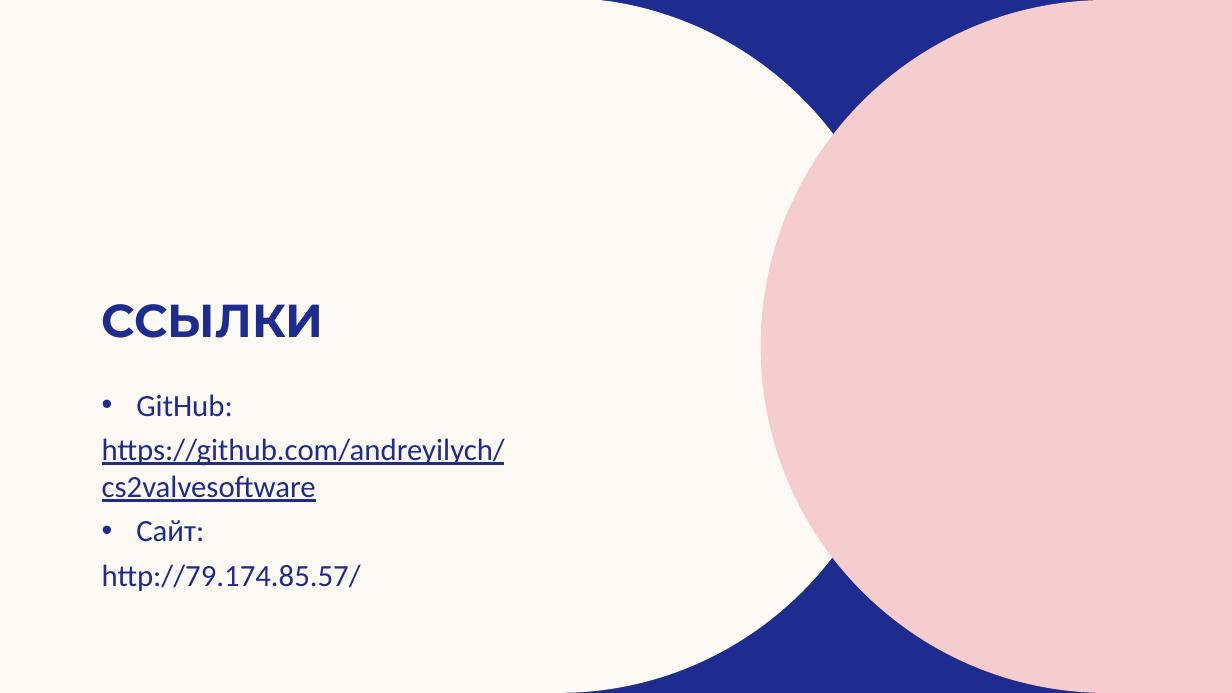
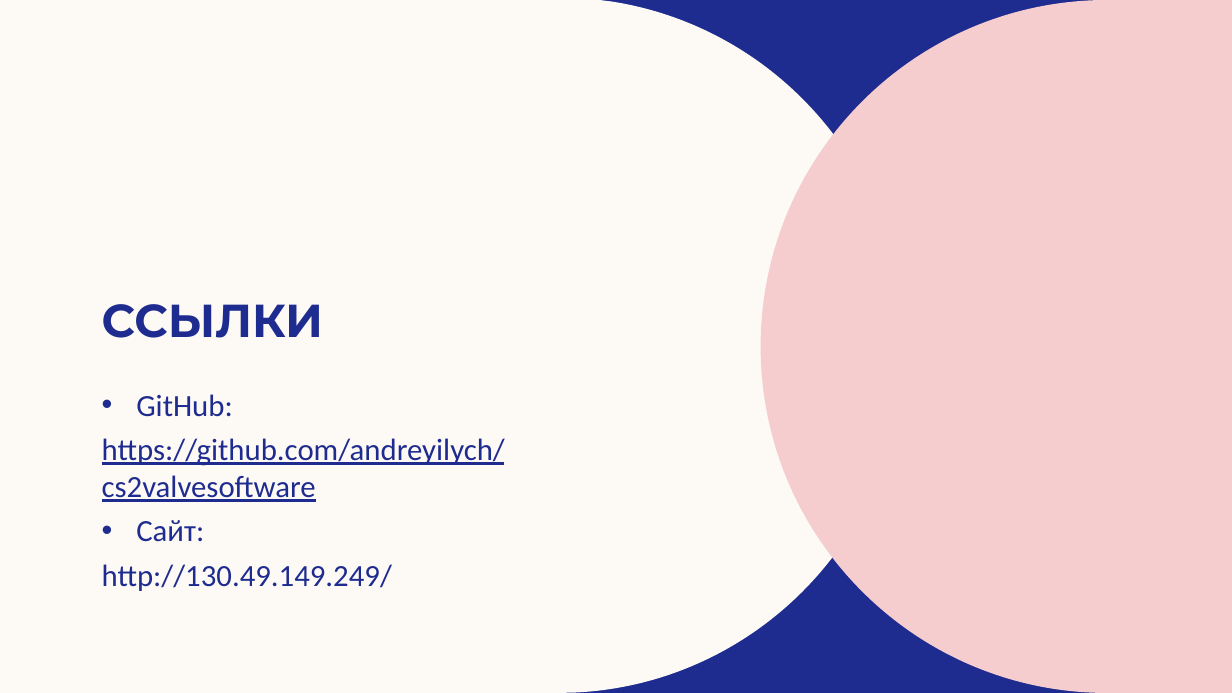
Before and after one commit to andreyilych/cs2valvesoftware, a slide deck: slide 30 of анализатор подозрительности доменных имен (DNS).pptx. Drawn at 1232x693 pixels with LibreOffice and Linux fonts; fonts in the diff are those of the drawing; background and template pictures are left out. Boxes give left, top, right and bottom in pixels: in the first picture for what was removed or moved away, otherwise in the second. Text is boxed around its words. In the diff, an @@ line names an element or a change of style, - is before the commit and + after.

Commit message:
pres33333

```diff
--- a/анализатор подозрительности доменных имен (DNS).pptx
+++ b/анализатор подозрительности доменных имен (DNS).pptx
@@ subtitle at [102,564,392,591]: text changed @@
-http://79.174.85.57/
+http://130.49.149.249/
```
